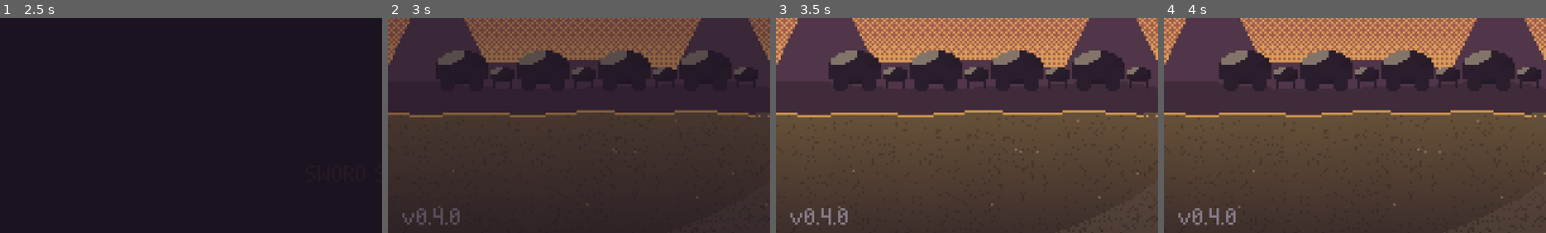
Above: before the commit, frames 1-4 (left to right).
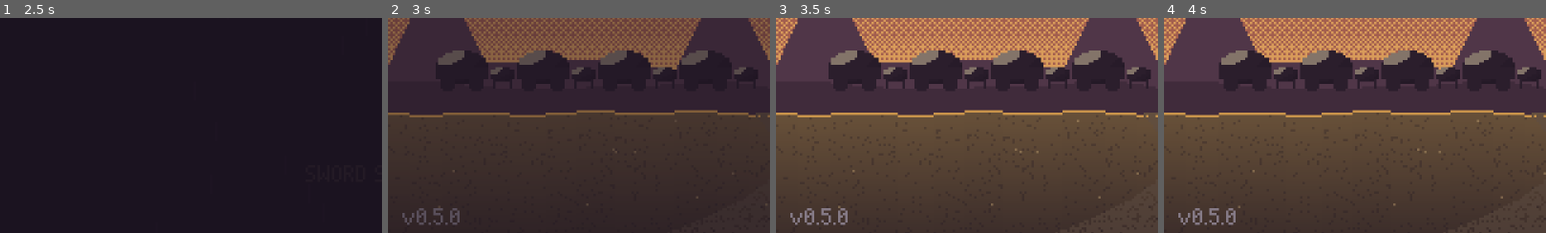
Above: after the commit, the same moments.

Repository: rodriguezric/the_caravan_thief
Game: Godot game, scene res://scenes/shell.tscn
The game is run twice, just before and just after one commit, with the same random seed, the same clock (stepped at 60 frames per second) and the same inputs.
Inputs (mouse positions are % of the whole screen's width and height, from its top left):
- Up to frame 1 (2.5 s): tap Enter at 0.5, 2.1 s; move the mouse to (72, 45) at 0.52 s; hold Right (right) 0.53-1.25 s; hold Z (accept) 0.53-1.25 s; click (72, 45) at 0.67 s; tap Space at 0.77, 1.07 s; drag from (30, 55) to (45, 70) at 1.27 s; move the mouse to (60, 28) at 2.02 s; hold Right (right) from 2.03 s (still down)
- Up to frame 2 (3 s): release Right (right) at 2.75 s; drag from (45, 70) to (20, 35) at 2.77 s
- Up to frame 3 (3.5 s): no input
- Up to frame 4 (4 s): move the mouse to (80, 65) at 3.52 s; hold Left (left) from 3.53 s (still down); tap J at 3.6 s; tap Space at 3.77 s
The pictures show only the part of the screen within x 0-50%, y 49-99%; the shares and areas given below are measured in that part.

Frame 1 is identical in both runs. In frame 2, 0.1% of the frame differs, in the area x 11-15%, y 88-97%; in frame 3, 0.1%; in frame 4, 0.1%.

Commit message:
feature_dont_show_sword_portrait
The blade's lines no longer show a portrait.

- When the sword talks, the dialog box keeps its violet "omen" frame, its
  name tag and its voice, but no portrait frame, so it reads as a voice
  rather than a face on screen.
- `scripts/story/story.gd` `speaker("blade")`: dropped the `portrait` and
  `side` opts.

Co-Authored-By: Claude Opus 5.5 <noreply@anthropic.com>
Claude-Session: https://claude.ai/code/session_01WHBNR7RVHmtr9nF6sourU4

Diff:
--- a/project.godot
+++ b/project.godot
@@ -12,7 +12,7 @@
 
 config/name="The Caravan Thief"
 config/description="Sword Stories: The Caravan Thief. A heist JRPG about a thief, a cursed sword, and the difference between taking something and owning it."
-config/version="0.4.0"
+config/version="0.5.0"
 run/main_scene="res://scenes/shell.tscn"
 config/features=PackedStringArray("4.6")
 run/flush_stdout_on_print=true
--- a/scripts/story/story.gd
+++ b/scripts/story/story.gd
@@ -162,7 +162,7 @@
 		"~":
 			return ["", {"voice": "narrator", "color": Pal.SKY.lerp(Pal.WHITE, 0.45)}]
 		"blade":
-			return ["The Blade", {"portrait": "blade", "voice": "blade", "side": "left", "box": "omen_box", "color": Pal.OMEN.lerp(Pal.WHITE, 0.45)}]
+			return ["The Blade", {"voice": "blade", "box": "omen_box", "color": Pal.OMEN.lerp(Pal.WHITE, 0.45)}]
 		"crew":
 			return ["The Crew", {"portrait": "crew", "voice": "crew", "side": "left"}]
 		"hunters":
Not shown, changed: patchnotes.md
